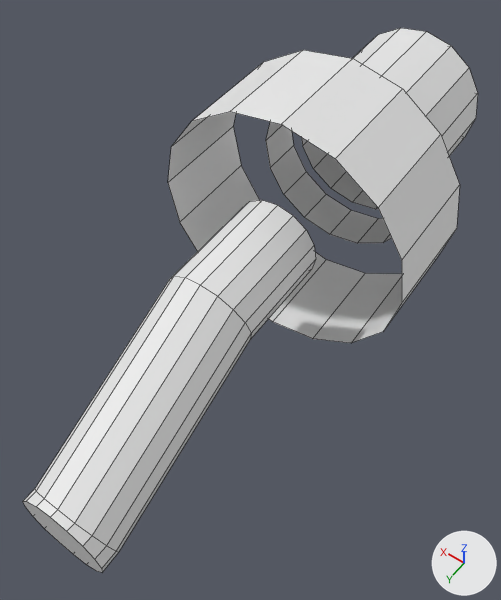
An edit to the OBJ model src/main/resources/assets/renewables/models/mv_conductor_run/end.obj, drawn before and after from the same camera.
Camera for both pictures: a 50 mm lens placed at (0.324, -0.235, 0.448), pointed at (0.493, -0.472, 0.075). Lighting does not change. The marker at lower right points along +X, +Y and +Z. The picture after the commit comes second. Mesh edges are drawn as thin lines. Where no turn or scale is listed for an object, it has been applied to the vertices.

Before the edit, the objects in view are built like this:
```python
me_clamp = bpy.data.meshes.new('clamp')
me_clamp.from_pydata(...)  # 96 vertices, 55 faces; spans x 0.403..0.597, y -0.716..-0.512, z 0.0..0.194
me_clamp.materials.append(mat_fitting)  # its picture is missing
# before: 0 (0.597, -0.512, 0.097) at pixel (167, 182), 1 (0.59, -0.512, 0.134) at pixel (171, 146), 4 (0.569, -0.512, 0.165) at pixel (191, 120), 6 (0.537, -0.512, 0.186) at pixel (230, 111), 8 (0.5, -0.512, 0.194) at pixel (281, 124)
# before: 10 (0.463, -0.512, 0.186) at pixel (335, 158), 12 (0.431, -0.512, 0.165) at pixel (378, 207), 14 (0.41, -0.512, 0.134) at pixel (401, 260), 16 (0.403, -0.512, 0.097) at pixel (401, 303), 18 (0.41, -0.512, 0.06) at pixel (383, 331)
# before: 20 (0.431, -0.512, 0.028) at pixel (351, 343), 22 (0.463, -0.512, 0.007) at pixel (312, 338), 24 (0.5, -0.512, 0.0) at pixel (272, 321), 26 (0.537, -0.512, 0.007), 28 (0.569, -0.512, 0.028)
# before: 30 (0.59, -0.512, 0.06) at pixel (179, 222)
me_conductor = bpy.data.meshes.new('conductor')
me_conductor.from_pydata(...)  # 64 vertices, 50 faces; spans x 0.468..0.532, y -0.512..-0.287, z 0.0..0.129
me_conductor.materials.append(mat_conductor)  # its picture is missing
ob_clamp = bpy.data.objects.new('clamp', me_clamp)
ob_clamp.location = (0.0, 0.0, 0.0)
ob_conductor = bpy.data.objects.new('conductor', me_conductor)
ob_conductor.location = (0.0, 0.0, 0.0)
```
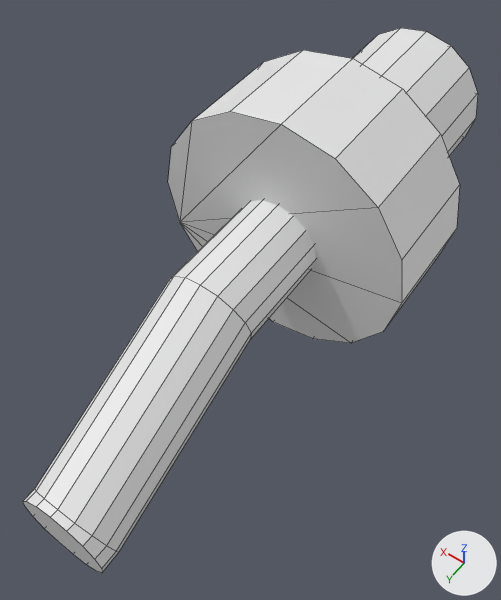
Boxes (x1, y1, x2, y2) around the edits, measured in the pictures (501 x 600 px; the box of a moved part takes in the faces that stretch with it):
'conductor', reshaped: before (23, 200, 316, 572); after (23, 201, 316, 572)
part 1 of me_clamp, added: after (168, 112, 402, 343)
part 2 of me_conductor, moved or reshaped: before (170, 200, 316, 339); after (170, 201, 316, 339)

Diff of the bpy script that builds the scene:
```diff
--- a/src/main/resources/assets/renewables/models/mv_conductor_run/end.obj.py
+++ b/src/main/resources/assets/renewables/models/mv_conductor_run/end.obj.py
@@ me_clamp @@
 # used by ob_clamp; location = (0.0, 0.0, 0.0)
 # verts and faces of me_clamp; kept vertices keep their numbers, new ones are numbered from 96
-me_clamp.from_pydata(...)  # 96 vertices, 55 faces; spans x 0.403..0.597, y -0.716..-0.512, z 0.0..0.194
+me_clamp.from_pydata(...)  # 96 vertices, 76 faces; spans x 0.403..0.597, y -0.716..-0.512, z 0.0..0.194
+# me_clamp part 1
+faces += [(24, 30, 28, 26), (20, 30, 24, 22), (16, 30, 20, 18), (12, 30, 16, 14), (8, 30, 12, 10), (4, 30, 8, 6)]
+faces += [(0, 30, 4, 1)]
+# other edits to the shape of me_clamp do not show in these pictures
 me_clamp.materials.append(mat_fitting)
@@ me_conductor @@
 # used by ob_conductor; location = (0.0, 0.0, 0.0)
-me_conductor.from_pydata(...)  # 64 vertices, 50 faces; spans x 0.468..0.532, y -0.512..-0.287, z 0.0..0.129
+me_conductor.from_pydata(...)  # 64 vertices, 50 faces; spans x 0.468..0.532, y -0.55..-0.287, z 0.0..0.129
+# me_conductor part 2: all 16 vertices in x 0.468..0.532, y -0.512, z 0.065..0.129 are moved by (0.0, -0.038, 0.0)
 me_conductor.materials.append(mat_conductor)
```
